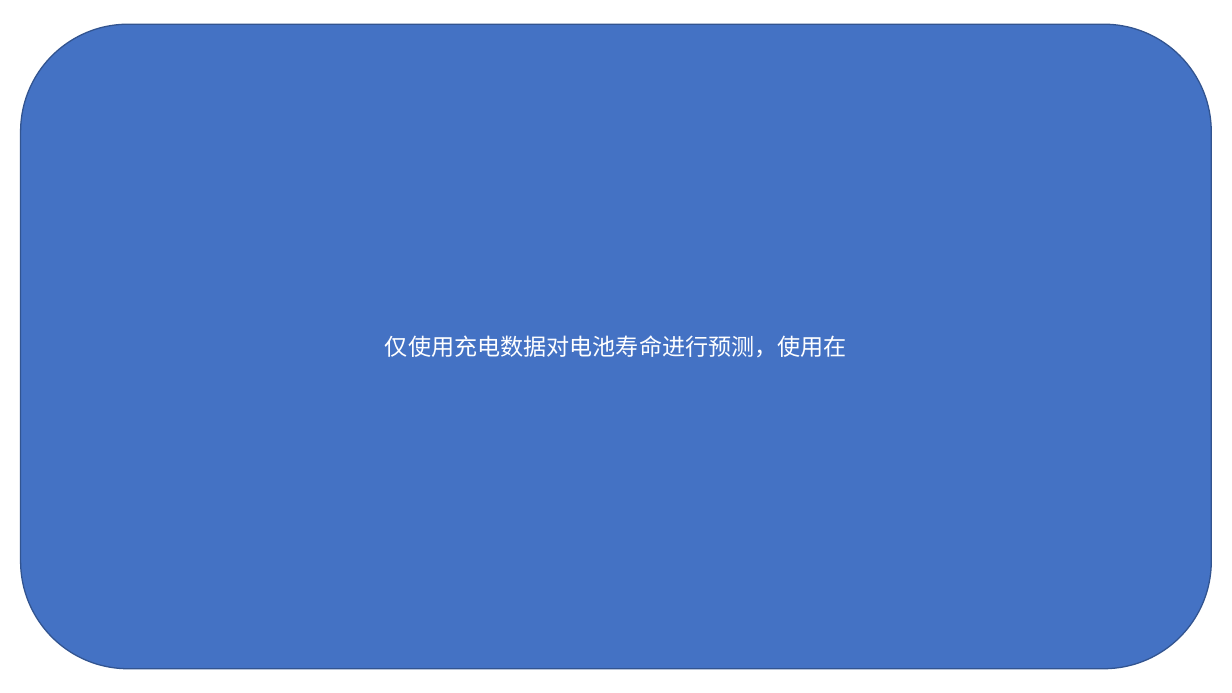
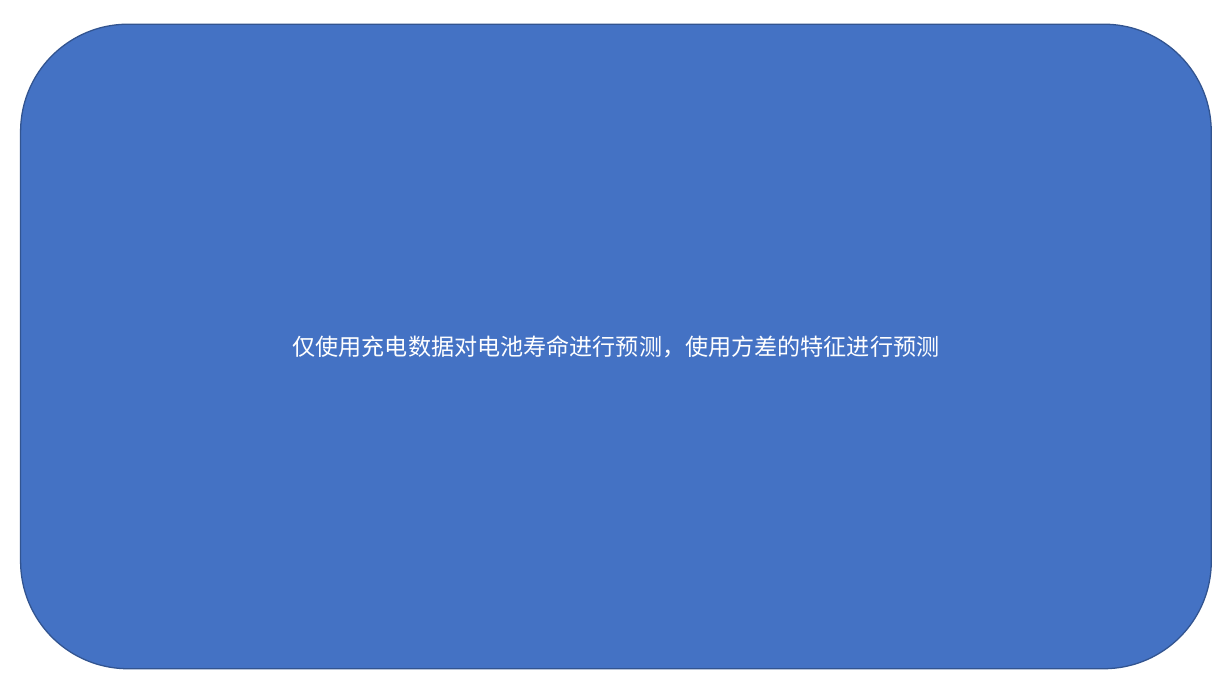
Before and after one commit to lucking666/chaege, a slide deck: slide 2 of chargedata特征分析.pptx. Drawn at 1232x693 pixels with LibreOffice and Linux fonts; fonts in the diff are those of the drawing. Boxes give left, top, right and bottom in pixels: in the first picture for what was removed or moved away, otherwise in the second. Text is boxed around its words. In the diff, an @@ line names an element or a change of style, - is before the commit and + after.

```diff
--- a/chargedata特征分析.pptx
+++ b/chargedata特征分析.pptx
@@ text in rounded rectangle at (x1=293, y1=335, x2=940, y2=357): text changed @@
-仅使用充电数据对电池寿命进行预测，使用在
+仅使用充电数据对电池寿命进行预测，使用方差的特征进行预测
```
Also in this commit, not shown: 1 other file.
